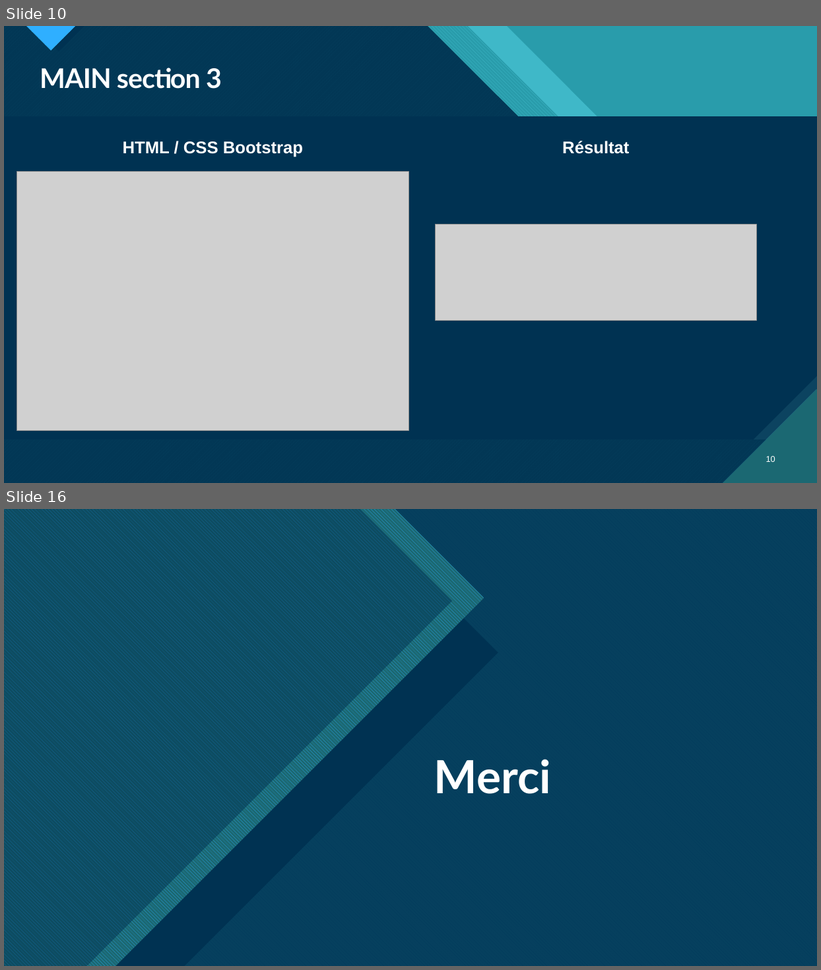
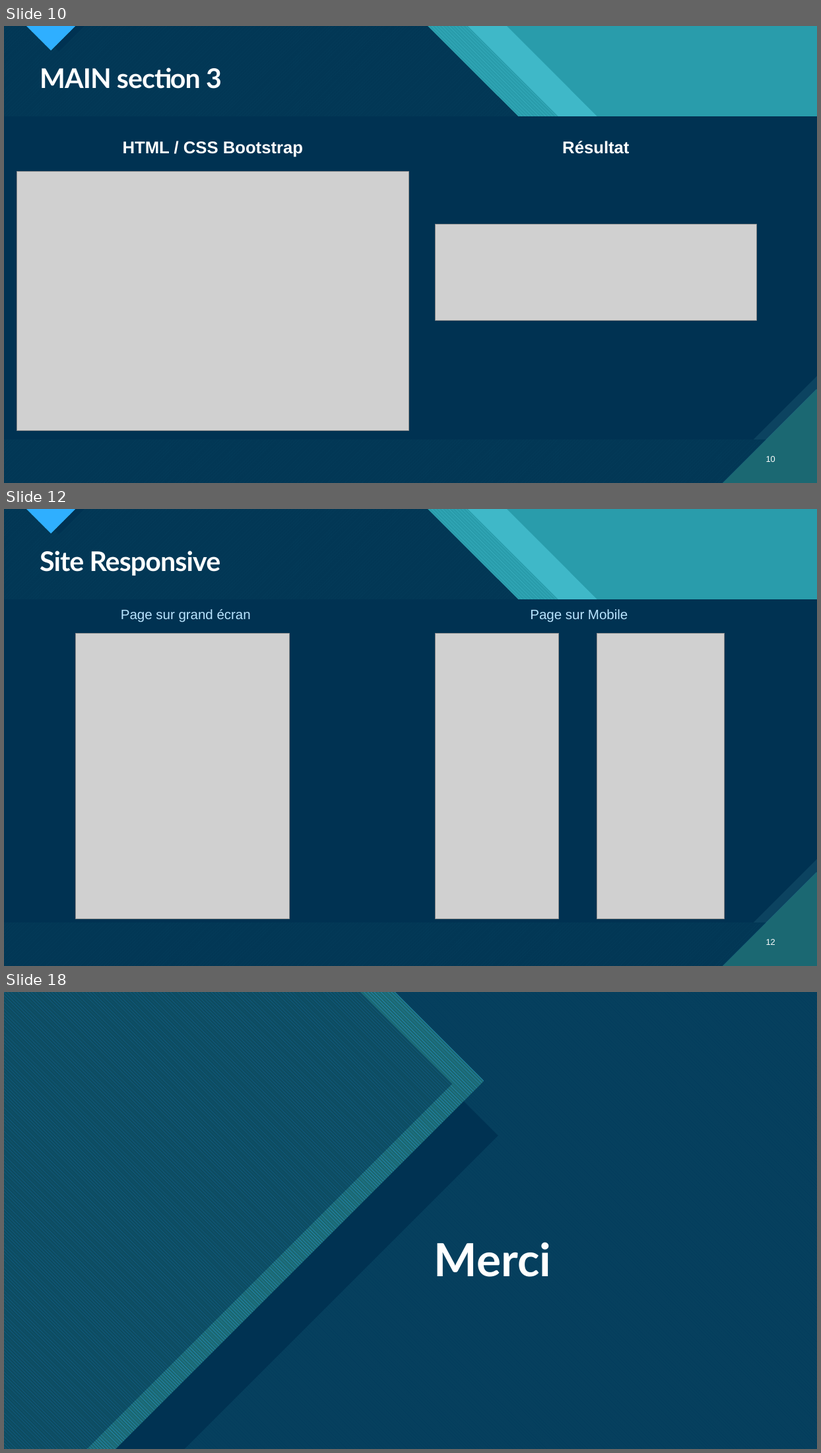
Before and after one commit to porteb/P2OC, a slide deck: Projet 2 OpenClassroms.pptm. Shown one above the other, each under a label of ours: slides 10 and 16 before the commit, slides 10, 12 and 18 after it; the slides between them are not shown. The pictures are 821x970 and 821x1453 pixels, drawn with LibreOffice and Linux fonts; fonts in the diff are those of the drawing; grey boxes stand for pictures. Boxes give left, top, right and bottom in pixels: in the first picture for what was removed or moved away, otherwise in the second. Text is boxed around its words. In the diff, an @@ line names an element or a change of style, - is before the commit and + after.

```diff
--- a/Projet 2 OpenClassroms.pptm
+++ b/Projet 2 OpenClassroms.pptm
@@ slide 12 added at [4,509,817,966], background #47C3D3; not listed: 18 template elements that a slide beside it also shows @@
@@ title added at [40,551,221,576], 32 pt, text #FFFFFF, bold @@
+Site Responsive
@@ text added at [121,609,251,623], 16 pt, text #BAE4FF @@
+Page sur grand écran
@@ text added at [530,609,628,623], 16 pt, text #BAE4FF @@
+Page sur Mobile
@@ picture added at [75,634,290,920] @@
@@ picture added at [435,634,559,920] @@
@@ picture added at [597,634,725,920] @@
@@ page number added at [766,939,776,945], 10 pt, text #FFFFFF @@
+12
@@ what was slide 16 is now slide 18 @@
```
Also in this commit, not shown: 3 slides changed, 4 other slides added, 3 slides removed, 1 other file.
